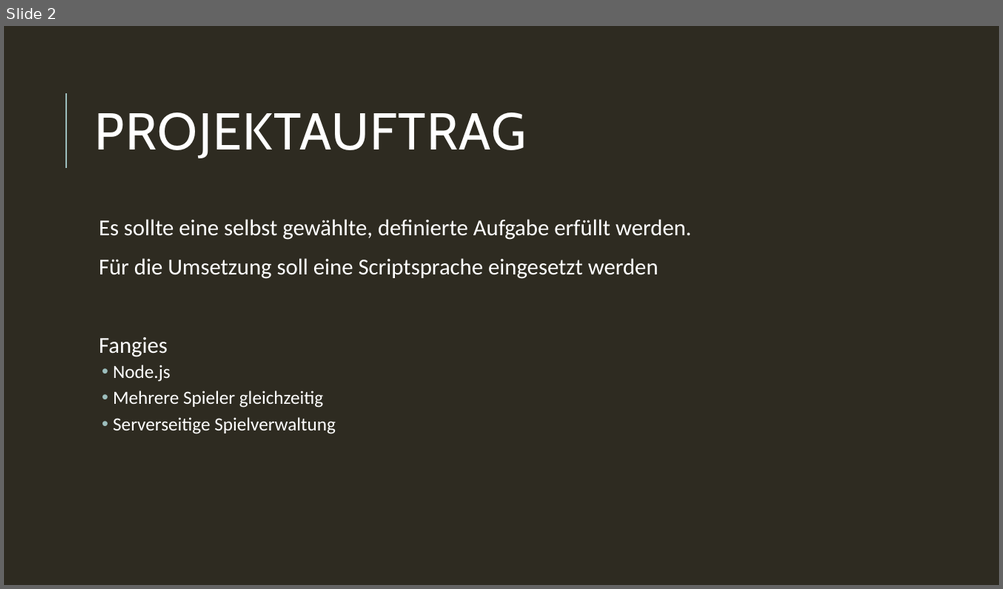
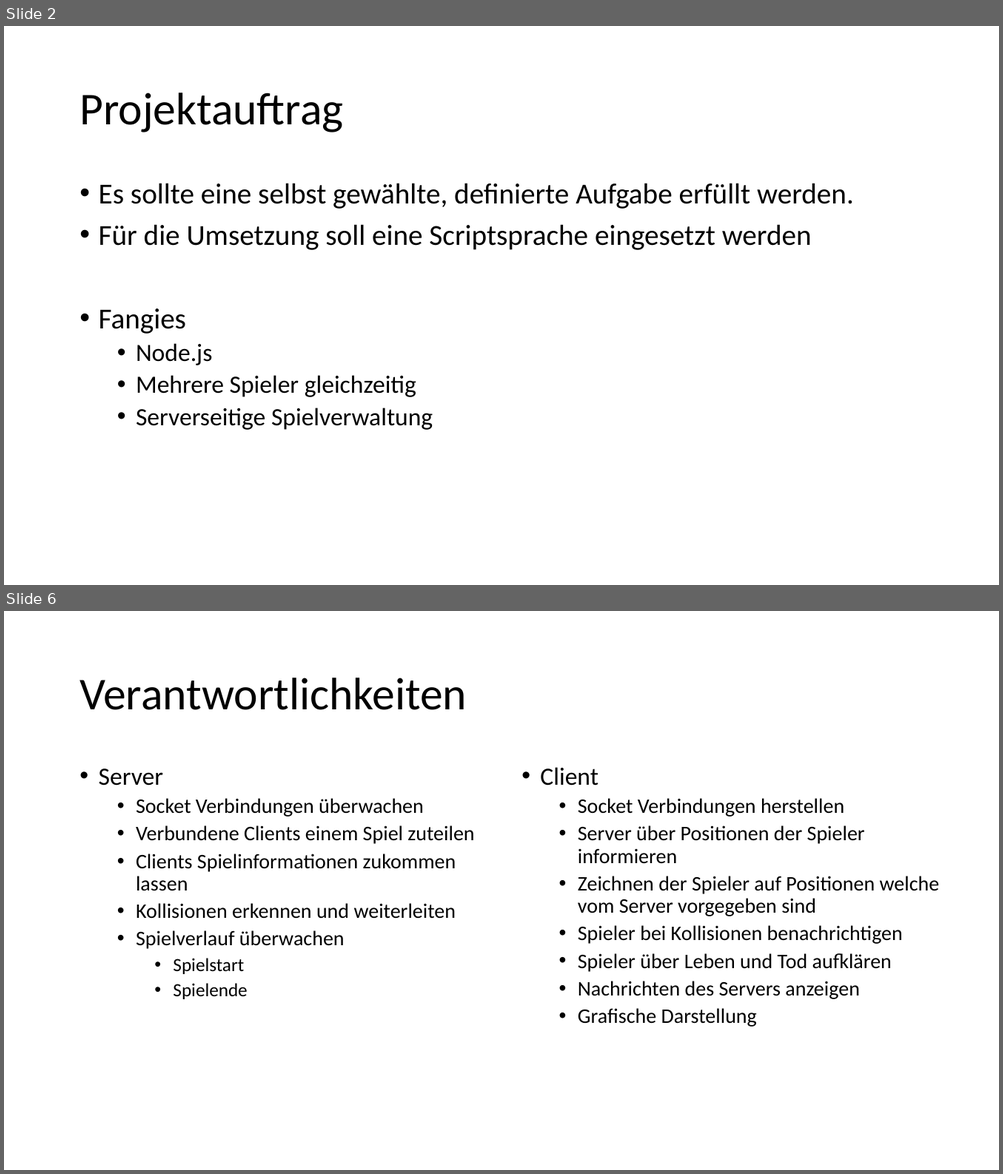
Before and after one commit to Toixinhell/Versteckies, a slide deck: Fangies.pptx. Shown one above the other, each under a label of ours: slide 2 before the commit, slides 2 and 6 after it; the slides between them are not shown. The pictures are 1003x589 and 1003x1174 pixels, drawn with LibreOffice and Linux fonts; fonts in the diff are those of the drawing. Boxes give left, top, right and bottom in pixels: in the first picture for what was removed or moved away, otherwise in the second. Text is boxed around its words. In the diff, an @@ line names an element or a change of style, - is before the commit and + after.

```diff
--- a/Fangies.pptx
+++ b/Fangies.pptx
@@ slide 6 added at <box>4,611,999,1170</box>, background #FFFFFF @@
@@ title added at <box>79,678,466,710</box>, 44 pt, text #000000 @@
+Verantwortlichkeiten
@@ text added at <box>99,769,474,999</box>, 20 pt, text #000000 @@
+• Server
+  • Socket Verbindungen überwachen
+  • Verbundene Clients einem Spiel zuteilen
+  • Clients Spielinformationen zukommen lassen
+  • Kollisionen erkennen und weiterleiten
+  • Spielverlauf überwachen
+    • Spielstart
+    • Spielende
@@ text added at <box>540,767,939,1027</box>, 20 pt, text #000000 @@
+• Client
+  • Socket Verbindungen herstellen
+  • Server über Positionen der Spieler informieren
+  • Zeichnen der Spieler auf Positionen welche vom Server vorgegeben sind
+  • Spieler bei Kollisionen benachrichtigen
+  • Spieler über Leben und Tod aufklären
+  • Nachrichten des Servers anzeigen
+  • Grafische Darstellung
@@ slide 2 changed as well @@
@@ background #2E2B21 to #FFFFFF @@
@@ line removed from (66, 168) to (66, 93) @@
@@ title at <box>79,93,343,133</box>: text changed; size 50 to 44 pt; font Cabin to Calibri; text colour #FFFFFF to #000000 @@
-PROJEKTAUFTRAG
+Projektauftrag
@@ text "Es sollte eine selbst gewählte, ...": place and size @@
-text "Es sollte eine selbst gewählte, ..." at <box>99,219,691,434</box>
+text "Es sollte eine selbst gewählte, ..." at <box>99,183,854,430</box>
@@ text "Es sollte eine selbst gewählte, ..." at <box>99,183,854,430</box>: size 22 to 28 pt in "Es sollte eine selbst gewählte, definierte Aufgabe ...", "Für die Umsetzung soll eine Scriptsprache eingesetzt ...", "Fangies"; text colour #FFFFFF to #000000; size 18 to 24 pt in "Node.js", "Mehrere Spieler gleichzeitig", "Serverseitige Spielverwaltung"; bullet   to •; less space between paragraphs; indent changed @@
```
Also in this commit, not shown: 13 other slides changed, 18 other slides added, 2 slides removed.
